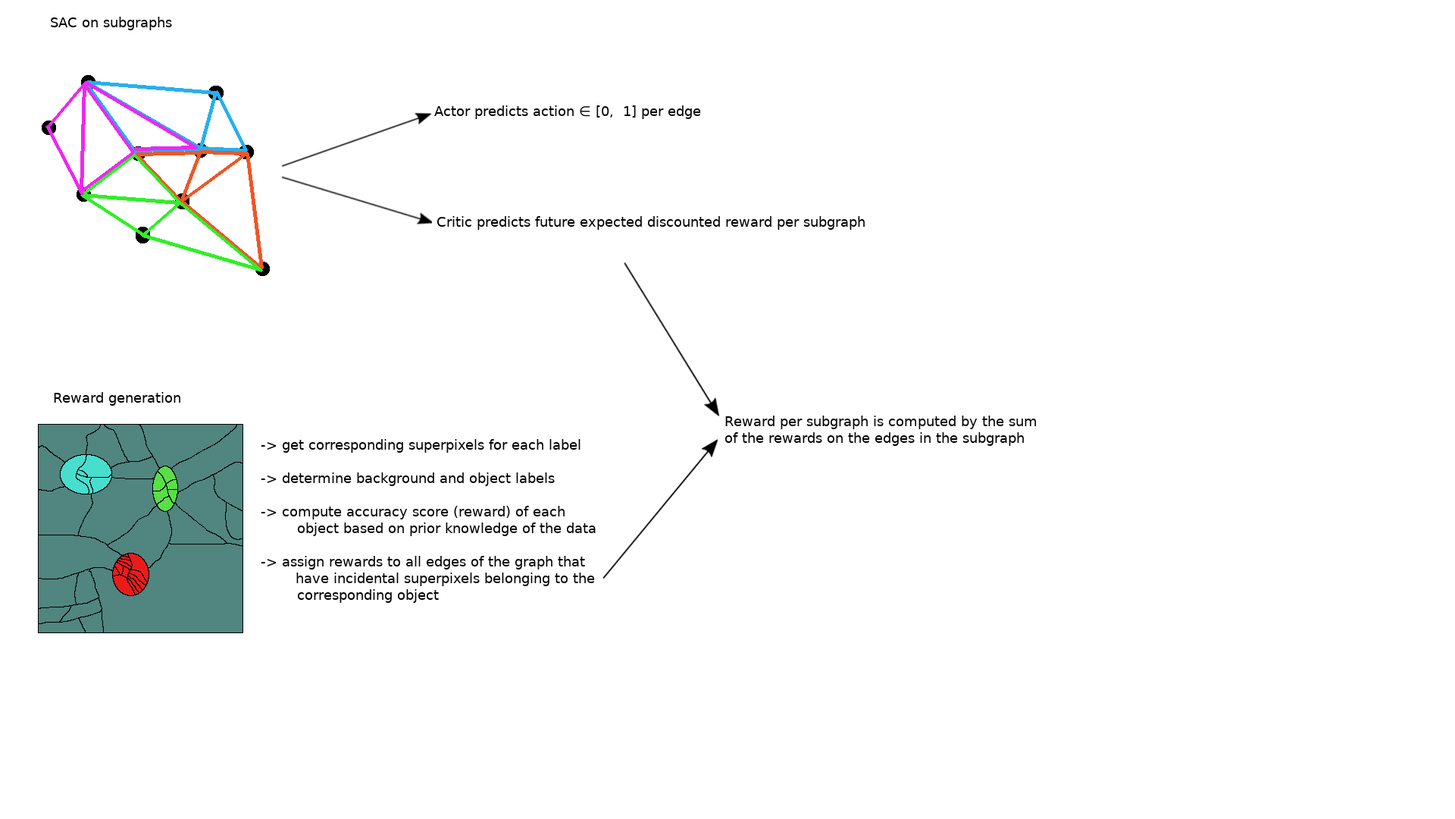
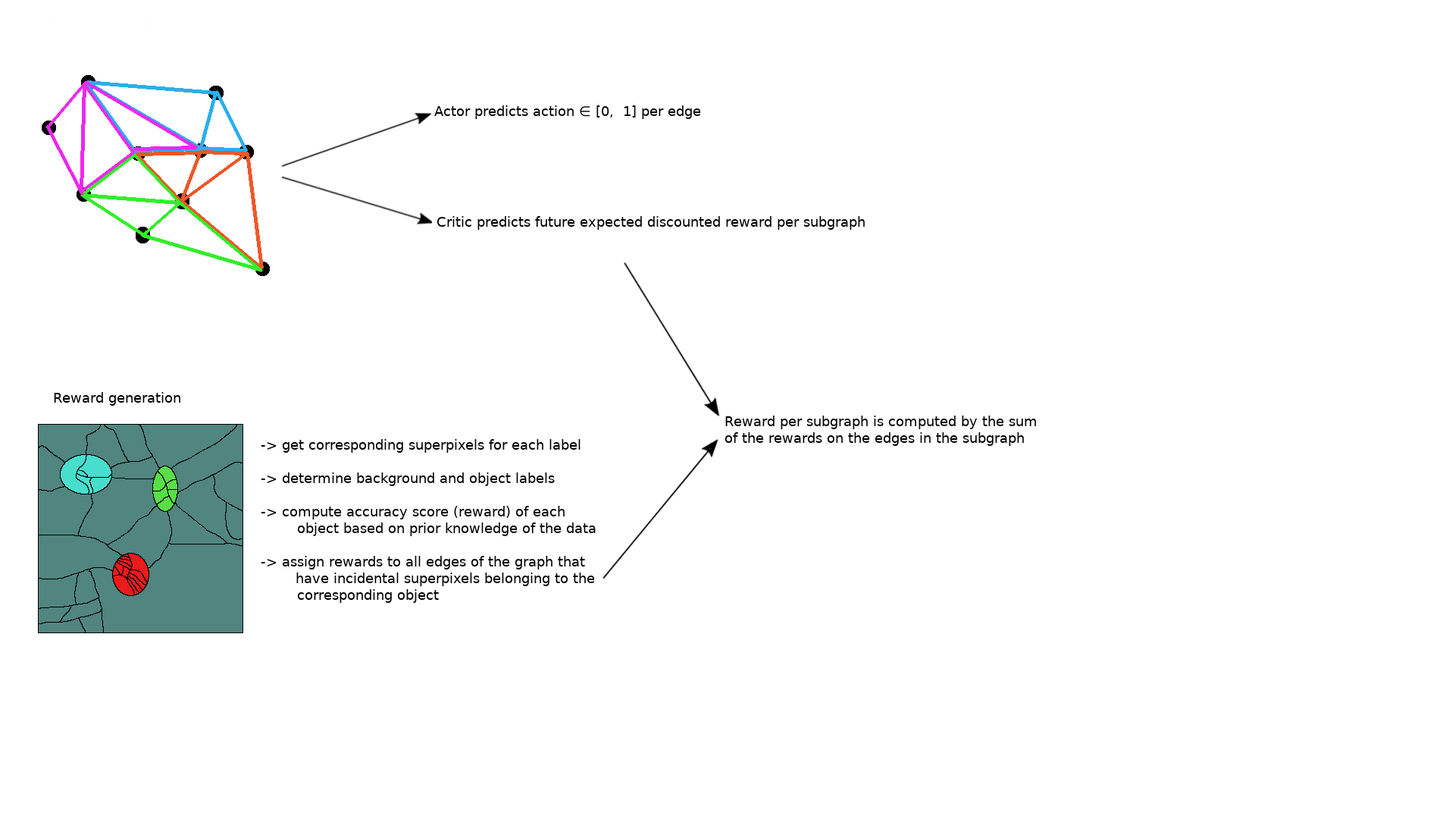
Layer changes from the first (1455, 819) image to the second:
painted on "init_graph" over [50,16,173,31]
